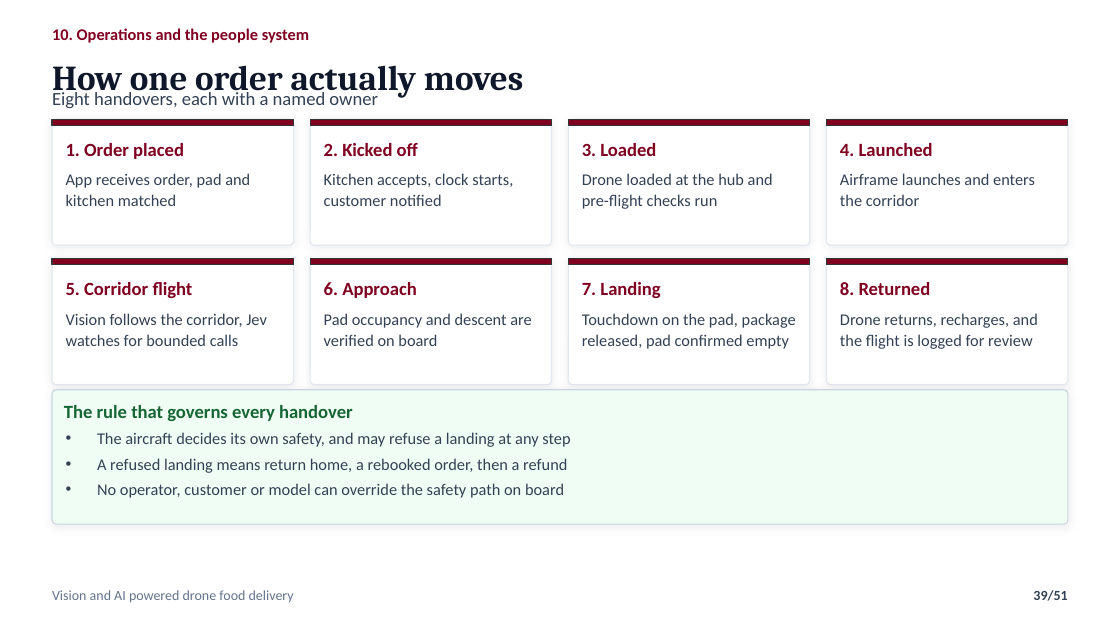
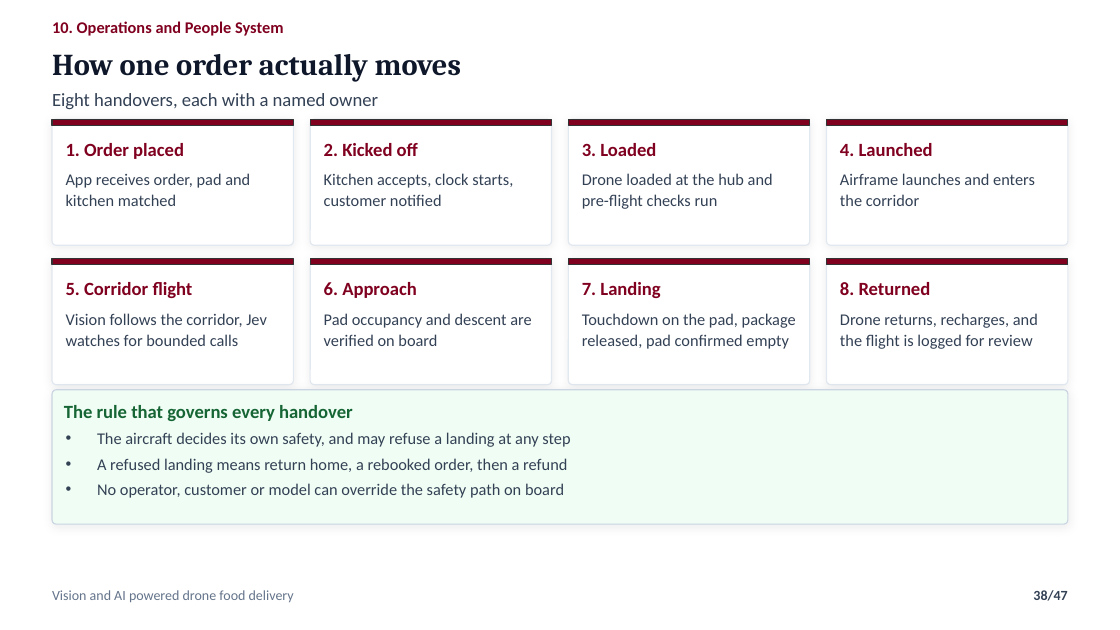
Before and after one commit to nafiskabbo/presentation-hum, a slide deck: slide 38 of output/AeroSetu_Group_Presentation-v1.pptx (slide 39 before the commit). Drawn at 1120x630 pixels with LibreOffice and Linux fonts; fonts in the diff are those of the drawing. Boxes give left, top, right and bottom in pixels: in the first picture for what was removed or moved away, otherwise in the second. Text is boxed around its words. In the diff, an @@ line names an element or a change of style, - is before the commit and + after.

```diff
--- a/output/AeroSetu_Group_Presentation-v1.pptx
+++ b/output/AeroSetu_Group_Presentation-v1.pptx
@@ text at [52,21,284,36]: text changed @@
-10. Operations and the people system
+10. Operations and People System
@@ text "How one order actually moves": place and size @@
-text "How one order actually moves" at [52,65,524,98]
+text "How one order actually moves" at [52,54,461,81]
@@ text "How one order actually moves" at [52,54,461,81]: size 30 to 26 pt @@
@@ page number at [1033,590,1067,601]: text changed @@
-39/51
+38/47
```
Also in this commit, not shown: 44 other slides changed, 1 slide added, 5 slides removed, 3 other files.
